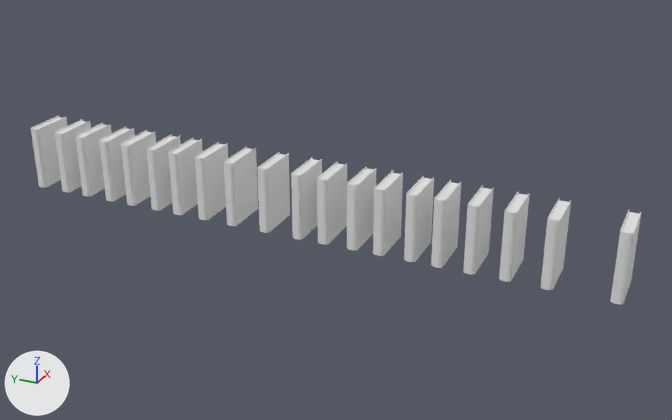
Renders of the Blender file StaticRoomGenerator/Assets/Textures/books-textures/book-wraped.blend from each side of a commit.
Before and after are seen from a 50 mm camera at (-3.59, -2.98, 2.14) aimed at (0.31, -1.23, 0.19). Arrows for +X, +Y and +Z are at lower left; the lights stay in place. The picture after the commit comes second. Materials are left out; every surface is plain grey.
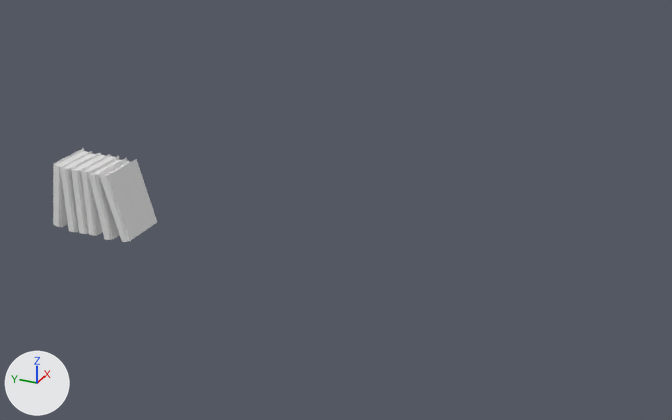
Changed parts and their boxes [x1, y1, x2, y2] in the pictures (672 x 420 px):
'Cube.011', moved, turned
    before: [291, 157, 322, 240]
    after: [99, 159, 157, 242]
'Cube.009', moved, turned
    before: [195, 142, 228, 220]
    after: [89, 158, 127, 240]
'Cube.007', moved
    before: [257, 152, 290, 233]
    after: [60, 152, 99, 232]
'Cube.008', moved
    before: [224, 147, 258, 226]
    after: [71, 153, 109, 234]
'Cube.010', moved, turned
    before: [168, 138, 203, 215]
    after: [53, 148, 92, 227]
'Cube.012', moved
    before: [146, 134, 181, 211]
    after: [81, 154, 119, 236]
'Cube.018', deleted
    before: [317, 161, 347, 245]
'Cube.020', deleted
    before: [373, 171, 403, 256]
'Cube.021', deleted
    before: [404, 176, 434, 262]
'Cube.019', deleted
    before: [347, 166, 377, 251]
'Cube.022', deleted
    before: [431, 180, 461, 268]
'Cube.023', deleted
    before: [463, 185, 494, 275]
'Cube.024', deleted
    before: [499, 191, 530, 282]
'Cube.013', deleted
    before: [121, 130, 156, 206]
'Cube.025', deleted
    before: [541, 198, 571, 290]
'Cube.015', deleted
    before: [76, 123, 112, 197]
'Cube.017', deleted
    before: [31, 115, 68, 188]
'Cube.026', deleted
    before: [610, 210, 641, 305]
'Cube.014', deleted
    before: [99, 127, 135, 201]
'Cube.016', deleted
    before: [55, 119, 91, 193]

The edits, one by one:
Object 'Cube.011' (ob_cube_011) moves from (0.408, -1.016, 0.178) to (0.005, -0.184, 0.178).
Object 'Cube.011' (ob_cube_011) turns from (0, 0, 0) to (-16, 0, 0) degrees about x, y and z.
Object 'Cube.018' (ob_cube_018) is deleted.
Object 'Cube.019' (ob_cube_019) is deleted.
Object 'Cube.020' (ob_cube_020) is deleted.
Object 'Cube.021' (ob_cube_021) is deleted.
Object 'Cube.022' (ob_cube_022) is deleted.
Object 'Cube.023' (ob_cube_023) is deleted.
Object 'Cube.024' (ob_cube_024) is deleted.
Object 'Cube.025' (ob_cube_025) is deleted.
Object 'Cube.007' (ob_cube_007) moves from (0.408, -0.822, 0.178) to (-0.002, 0.102, 0.178).
Object 'Cube.008' (ob_cube_008) moves from (0.408, -0.623, 0.178) to (0.005, 0.04, 0.178).
Object 'Cube.009' (ob_cube_009) moves from (0.408, -0.446, 0.178) to (-0.004, -0.103, 0.178).
Object 'Cube.009' (ob_cube_009) turns from (0, 0, 0) to (-8.5, 0, 0) degrees about x, y and z.
Object 'Cube.010' (ob_cube_010) moves from (0.408, -0.282, 0.178) to (0.016, 0.19, 0.178).
Object 'Cube.010' (ob_cube_010) turns from (0, 0, 0) to (9, 0, 0) degrees about x, y and z.
Object 'Cube.012' (ob_cube_012) moves from (0.408, -0.141, 0.178) to (0.009, -0.019, 0.178).
Object 'Cube.013' (ob_cube_013) is deleted.
Object 'Cube.014' (ob_cube_014) is deleted.
Object 'Cube.015' (ob_cube_015) is deleted.
Object 'Cube.016' (ob_cube_016) is deleted.
Object 'Cube.017' (ob_cube_017) is deleted.
Object 'Cube.026' (ob_cube_026) is deleted.
